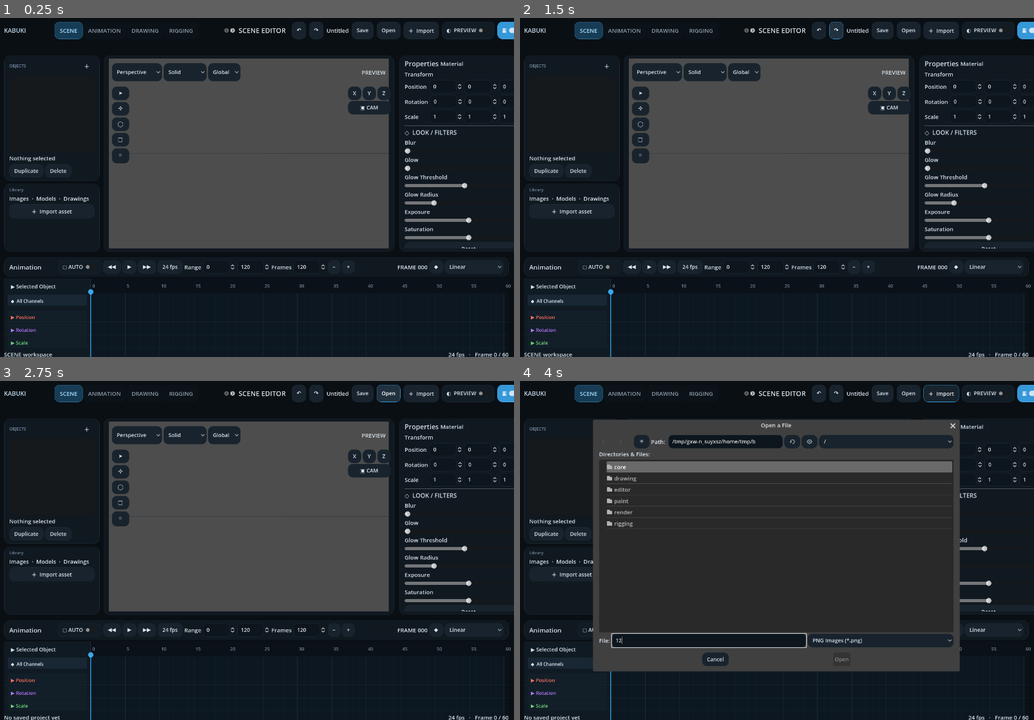
Above: before the commit, frames 1-4 (two rows, left to right).
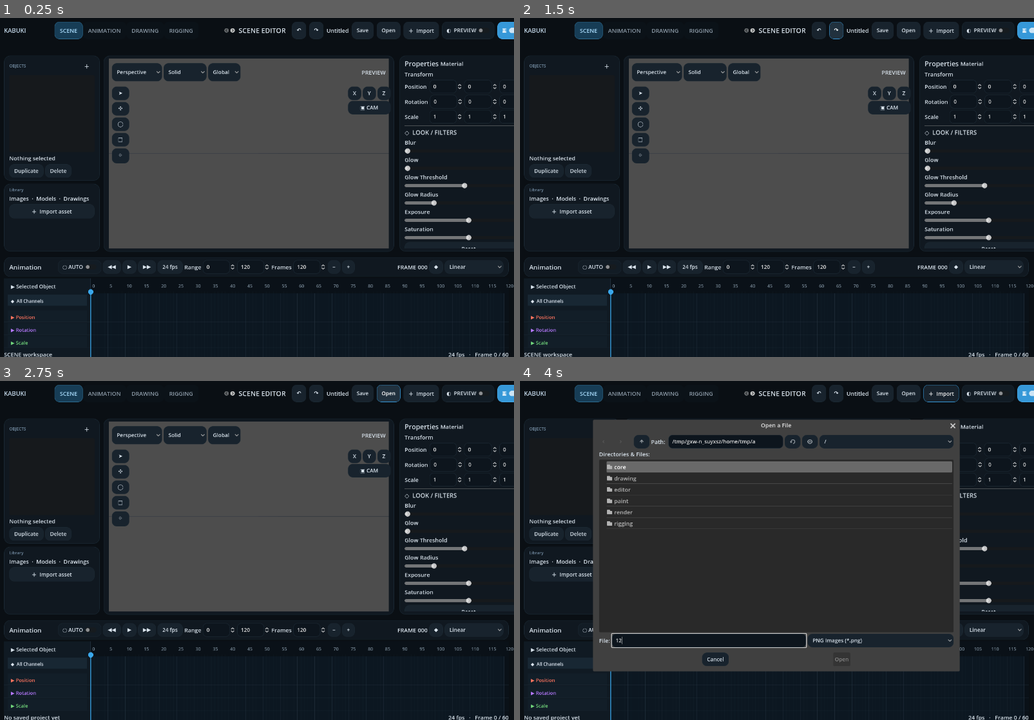
Above: after the commit, the same moments.

Repository: Onnevan/Kabuki
Game: Godot game, scene res://editor/main.tscn
Same seed, same stepped clock (60 frames per second), same inputs: the game is played once before the commit and once after it.
Inputs (mouse positions are in pixels of both pictures, inside the frame that each line leads up to):
- Up to frame 1 (0.25 s): no input
- Up to frame 2 (1.5 s): click "↶" at 0.5 s; click "↷" at 1.25 s
- Up to frame 3 (2.75 s): click "Open" at 2 s
- Up to frame 4 (4 s): click "＋ Import" at 2.75 s; click (710, 642) at 3.52 s; type "12" at 3.6 s

The runs differ from the first frame. In frame 1, 0.1% of the frame differs, in the area x 21-100%, y 78-80%; in frame 2, 0.1%; in frame 3, 0.1%; in frame 4, less than 0.1%.

Commit message:
Unify global and local timeline range playback

Diff:
--- a/editor/main.gd
+++ b/editor/main.gd
@@ -127,7 +127,18 @@
 		%ClipMode.add_item(clip_mode_name)
 	%ClipMode.item_selected.connect(_on_clip_mode_selected)
 	%LocalDuration.value_changed.connect(_on_local_duration_changed)
+	%LocalPlaybackStart.value_changed.connect(_on_local_playback_start_changed)
+	%LocalPlaybackEnd.value_changed.connect(_on_local_playback_end_changed)
 	%SceneStart.value_changed.connect(_on_scene_start_changed)
+	%TimelineDuration.value_changed.connect(_on_timeline_duration_changed)
+	%PlaybackStart.value_changed.connect(_on_playback_start_changed)
+	%PlaybackEnd.value_changed.connect(_on_playback_end_changed)
+	%ZoomIn.pressed.connect(func(): timeline.zoom_at(0.8,float(timeline.current_frame)))
+	%ZoomOut.pressed.connect(func(): timeline.zoom_at(1.25,float(timeline.current_frame)))
+	%TimelineDuration.set_value_no_signal(ProjectStore.duration_frames)
+	%PlaybackStart.set_value_no_signal(ProjectStore.playback_start)
+	%PlaybackEnd.set_value_no_signal(ProjectStore.playback_end)
+	timeline.set_timeline_range(ProjectStore.duration_frames,ProjectStore.playback_start,ProjectStore.playback_end)
 	%TessellationDialog.confirmed.connect(_commit_pending_bitmap)
 	%SculptMode.clear()
 	for label in ["Push / Pull", "Move", "Pinch", "Smooth", "Inflate"]:
@@ -163,7 +174,19 @@
 		accumulator += delta
 		if accumulator >= 1.0 / ProjectStore.fps:
 			accumulator = 0.0
-			ProjectStore.set_frame((ProjectStore.current_frame + 1) % (ProjectStore.duration_frames + 1))
+			if workspace == "drawing":
+				var data: RefCounted = _active_drawing_data()
+				if data != null:
+					var next_local: int = int(data.local_frame) + 1
+					if next_local > int(data.local_playback_end): next_local = int(data.local_playback_start)
+					data.set_local_frame(next_local)
+					%DrawingCanvas.set_local_frame(data.local_frame)
+					timeline.set_frame(data.local_frame)
+					_apply_drawing_frame(ProjectStore.current_frame)
+			else:
+				var next_frame: int = ProjectStore.current_frame + 1
+				if next_frame > ProjectStore.playback_end: next_frame = ProjectStore.playback_start
+				ProjectStore.set_frame(next_frame)
 
 func _setup_viewport_controls() -> void:
 	%ProjectionMode.clear()
@@ -1333,10 +1356,15 @@
 	if data == null: return
 	%LocalTimelineLabel.text = "LOCAL · " + active_drawing_group.name if active_drawing_group else "LOCAL"
 	%LocalDuration.set_value_no_signal(data.local_duration)
+	%LocalPlaybackStart.set_value_no_signal(data.local_playback_start)
+	%LocalPlaybackEnd.set_value_no_signal(data.local_playback_end)
 	%SceneStart.set_value_no_signal(data.scene_start)
 	var modes: Array[String] = ["loop","ping_pong","hold","reverse","once"]
 	%ClipMode.select(maxi(0,modes.find(String(data.playback_mode))))
-	timeline.frame_count = data.local_duration if workspace == "drawing" else 60
+	if workspace == "drawing":
+		timeline.set_timeline_range(maxi(1,data.local_duration-1),data.local_playback_start,data.local_playback_end)
+	else:
+		timeline.set_timeline_range(ProjectStore.duration_frames,ProjectStore.playback_start,ProjectStore.playback_end)
 	timeline.set_frame(data.local_frame if workspace == "drawing" else ProjectStore.current_frame)
 	timeline.queue_redraw()
 
@@ -1349,9 +1377,41 @@
 func _on_local_duration_changed(value: float) -> void:
 	var data: RefCounted = _active_drawing_data()
 	if data == null: return
-	data.local_duration = maxi(1,int(value))
-	data.set_local_frame(data.local_frame)
+	data.set_local_duration(maxi(1,int(value)))
 	_sync_local_clip_ui()
+
+func _on_local_playback_start_changed(value: float) -> void:
+	var data: RefCounted = _active_drawing_data()
+	if data == null: return
+	data.set_local_playback_range(int(value),maxi(int(value),int(data.local_playback_end)))
+	_sync_local_clip_ui()
+
+func _on_local_playback_end_changed(value: float) -> void:
+	var data: RefCounted = _active_drawing_data()
+	if data == null: return
+	data.set_local_playback_range(int(data.local_playback_start),int(value))
+	_sync_local_clip_ui()
+
+func _on_timeline_duration_changed(value: float) -> void:
+	ProjectStore.duration_frames=maxi(1,int(value))
+	ProjectStore.playback_start=clampi(ProjectStore.playback_start,0,ProjectStore.duration_frames)
+	ProjectStore.playback_end=clampi(ProjectStore.playback_end,ProjectStore.playback_start,ProjectStore.duration_frames)
+	%PlaybackStart.set_value_no_signal(ProjectStore.playback_start)
+	%PlaybackEnd.set_value_no_signal(ProjectStore.playback_end)
+	timeline.set_timeline_range(ProjectStore.duration_frames,ProjectStore.playback_start,ProjectStore.playback_end)
+	ProjectStore.project_changed.emit()
+
+func _on_playback_start_changed(value: float) -> void:
+	ProjectStore.playback_start=clampi(int(value),0,ProjectStore.duration_frames)
+	ProjectStore.playback_end=maxi(ProjectStore.playback_end,ProjectStore.playback_start)
+	%PlaybackEnd.set_value_no_signal(ProjectStore.playback_end)
+	timeline.set_timeline_range(ProjectStore.duration_frames,ProjectStore.playback_start,ProjectStore.playback_end)
+	ProjectStore.project_changed.emit()
+
+func _on_playback_end_changed(value: float) -> void:
+	ProjectStore.playback_end=clampi(int(value),ProjectStore.playback_start,ProjectStore.duration_frames)
+	timeline.set_timeline_range(ProjectStore.duration_frames,ProjectStore.playback_start,ProjectStore.playback_end)
+	ProjectStore.project_changed.emit()
 
 func _on_scene_start_changed(value: float) -> void:
 	var data: RefCounted = _active_drawing_data()
